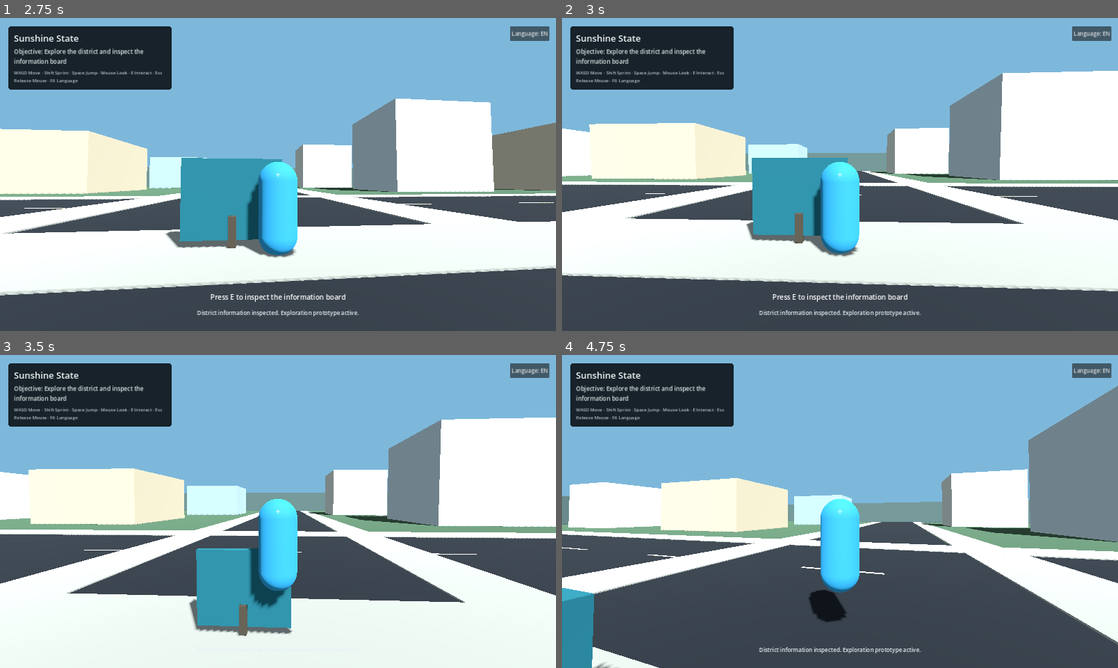
Above: before the commit, frames 1-4 (two rows, left to right).
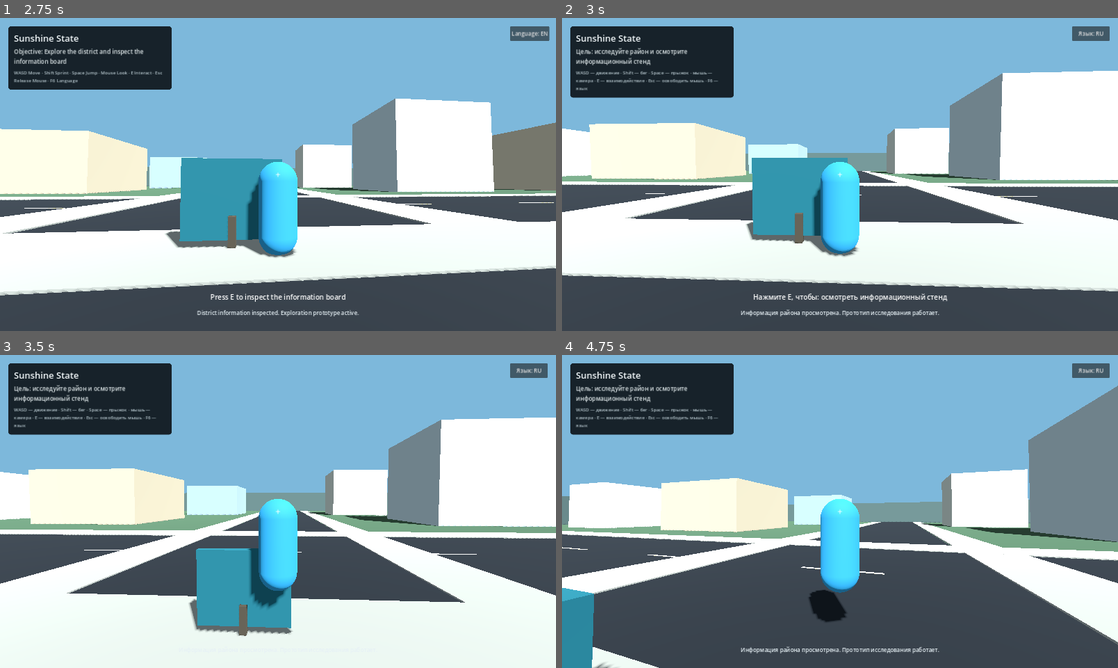
Above: after the commit, the same moments.

Repository: KenlikDev/sunshine-state
Game: Godot game, scene res://scenes/bootstrap/main.tscn
Same seed, same stepped clock (60 frames per second), same inputs: the game is played once before the commit and once after it.
Inputs (mouse positions are in pixels of both pictures, inside the frame that each line leads up to):
- Up to frame 1 (2.75 s): tap E (interact) at 0.5, 0.6, 1.35, 2, 2.3 s; move the mouse to (305, 174) at 0.52 s; hold W (move_forward) from 0.53 s (still down); tap Space (jump) at 0.77, 1.52 s; move the mouse to (250, 174) at 1.27 s; move the mouse to (289, 168) at 2.02 s; hold Shift (sprint) from 2.03 s (still down)
- Up to frame 2 (3 s): keep holding W (move_forward); tap E (interact) at 2.75 s; move the mouse to (834, 180) at 2.77 s; release Shift (sprint) at 2.78 s; tap F6 (toggle_language, bound only after the commit) at 2.85 s
- Up to frame 3 (3.5 s): keep holding W (move_forward); tap Space (jump) at 3.02 s; tap E (interact) at 3.05 s
- Up to frame 4 (4.75 s): keep holding W (move_forward); move the mouse to (878, 514) at 3.52 s; tap E (interact) at 3.6, 4.35 s; tap Space (jump) at 3.77, 4.52 s; move the mouse to (795, 508) at 4.27 s

Frame 1 is identical in both runs. In frame 2, 2.2% of the frame differs, in the area x 1-99%, y 2-96%; in frame 3, 1.5%; in frame 4, 1.8%.

Commit message:
test: exercise player movement and interaction contracts

Diff:
--- a/project.godot
+++ b/project.godot
@@ -46,7 +46,7 @@
 }
 toggle_language={
 "deadzone": 0.5,
-"events": [Object(InputEventKey,"physical_keycode":4194342)]
+"events": [Object(InputEventKey,"physical_keycode":4194337)]
 }
 ui_cancel={
 "deadzone": 0.5,
--- a/tests/test_vertical_slice.gd
+++ b/tests/test_vertical_slice.gd
@@ -1,6 +1,7 @@
 extends Node
 
 var _failures: Array[String] = []
+var _feedback_messages: Array[String] = []
 
 
 func _ready() -> void:
@@ -29,6 +30,27 @@
 		if player != null:
 			_check(player.has_method("get_current_interaction_prompt_key"), "Player exposes the interaction prompt contract.")
 			_check(player.has_method("refresh_interaction_prompt"), "Player can refresh its prompt after a locale change.")
+			player.connect("interaction_feedback", Callable(self, "_capture_feedback"))
+			player.call("refresh_interaction_prompt")
+			_check(
+				String(player.call("get_current_interaction_prompt_key")) == "INTERACT_READ_BOARD",
+				"Player raycast discovers the information board from the spawn position."
+			)
+			player.call("_try_interact")
+			_check(
+				_feedback_messages.has("MESSAGE_BOARD_READ"),
+				"Interacting with the board emits the expected feedback event."
+			)
+
+			var initial_z: float = (player as Node3D).global_position.z
+			Input.action_press("move_forward")
+			for _frame: int in range(24):
+				await get_tree().physics_frame
+			Input.action_release("move_forward")
+			_check(
+				(player as Node3D).global_position.z < initial_z - 0.1,
+				"Forward input moves the player through the physics controller."
+			)
 
 		var localization: Node = get_node_or_null("/root/Localization")
 		_check(localization != null, "Localization autoload is available to game scenes.")
@@ -55,6 +77,10 @@
 		get_tree().quit(1)
 
 
+func _capture_feedback(message_key: String) -> void:
+	_feedback_messages.append(message_key)
+
+
 func _check(condition: bool, description: String) -> void:
 	if not condition:
 		_failures.append(description)
Not shown, changed: docs/testing-strategy.md
Not shown, changed: docs/vertical-slice.md
